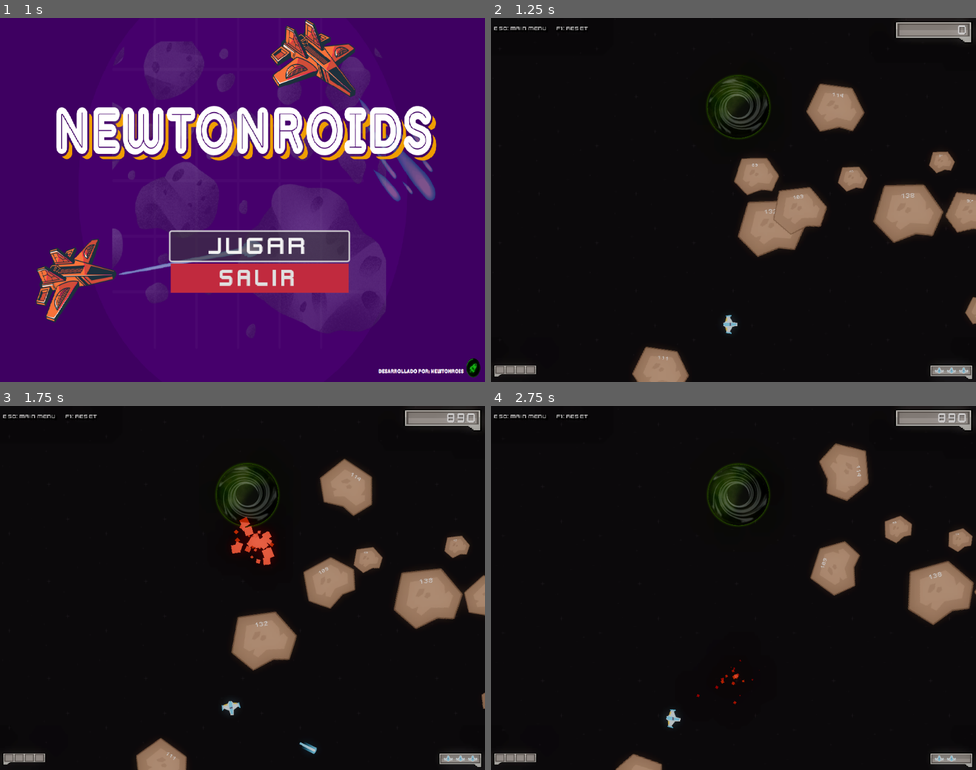
Above: before the commit, frames 1-4 (two rows, left to right).
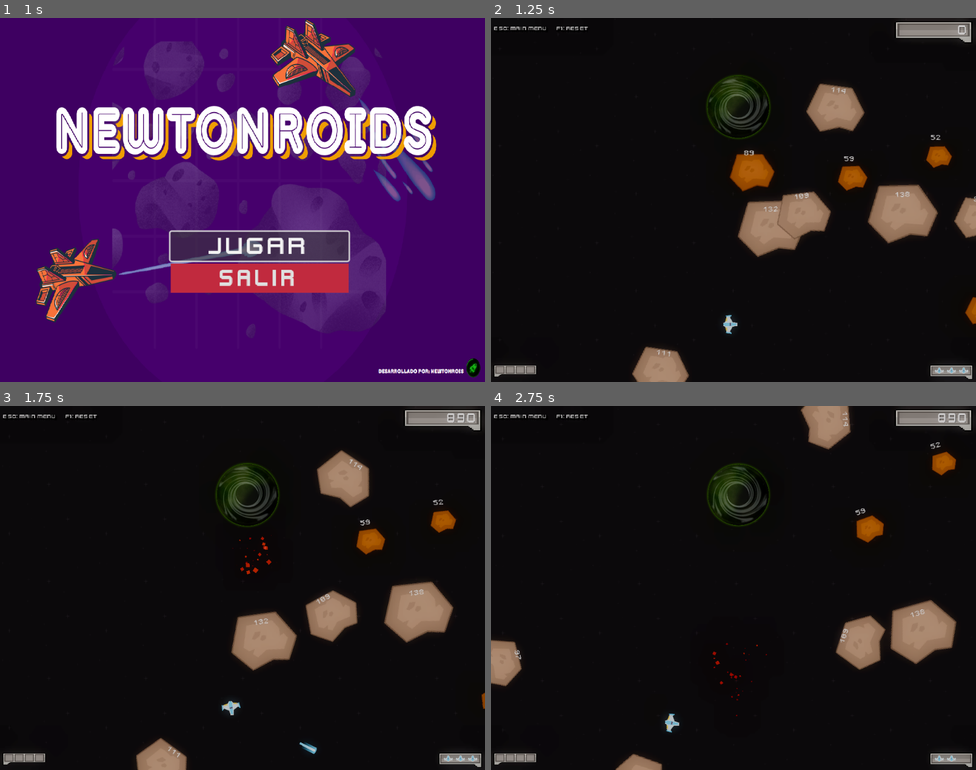
Above: after the commit, the same moments.

Repository: Francisco-Tovar/NewtonRoids
Game: Godot game, scene res://scenes/menu.tscn
Same seed, same stepped clock (60 frames per second), same inputs: the game is played once before the commit and once after it.
Inputs (mouse positions are in pixels of both pictures, inside the frame that each line leads up to):
- Up to frame 1 (1 s): click "Jugar" at 0.5 s
- Up to frame 2 (1.25 s): no input
- Up to frame 3 (1.75 s): move the mouse to (349, 569) at 1.27 s; hold Right (right) from 1.28 s (still down); tap Space (shoot) at 1.35 s
- Up to frame 4 (2.75 s): move the mouse to (636, 606) at 2.02 s; release Right (right) at 2.03 s; hold Left (left) from 2.03 s (still down); tap Space (shoot) at 2.1 s

Frame 1 is identical in both runs. In frame 2, 3.0% of the frame differs, in the area x 34-100%, y 19-94%; in frame 3, 6.2%; in frame 4, 9.3%, in the area x 0-100%, y 0-90%.

Commit message:
fixed labels

Diff:
--- a/scripts/asteroid.gd
+++ b/scripts/asteroid.gd
@@ -97,13 +97,13 @@
 func _update_visual():
 	var _scale = scale
 	var perc = (mass * 100)/150
-	scale = _scale * perc/100
+	sprite_2d.scale = _scale * perc/100
 	if mass > 90:
-		self_modulate = Color.WHITE
+		sprite_2d.self_modulate = Color.WHITE
 	elif mass > 50:
-		self_modulate = Color.ORANGE
+		sprite_2d.self_modulate = Color.ORANGE
 	else:
-		self_modulate = Color.RED
+		sprite_2d.self_modulate = Color.RED
 
 func push_from_impact(impact_dir: Vector2, force: float = 100.0):
 	velocity += impact_dir.normalized() * force
--- a/scripts/nave.gd
+++ b/scripts/nave.gd
@@ -96,9 +96,9 @@
 		position += motion * MOVE_SPEED * delta
 
 func explode():
-	var explosion = explosion.instantiate()
-	explosion.global_position = global_position
-	get_parent().add_child(explosion)
+	var _explosion = explosion.instantiate()
+	_explosion.global_position = global_position
+	get_parent().add_child(_explosion)
 
 func _on_area_2d_area_entered(other: Area2D) -> void:
 	if other.is_in_group("hoyonegro"):
